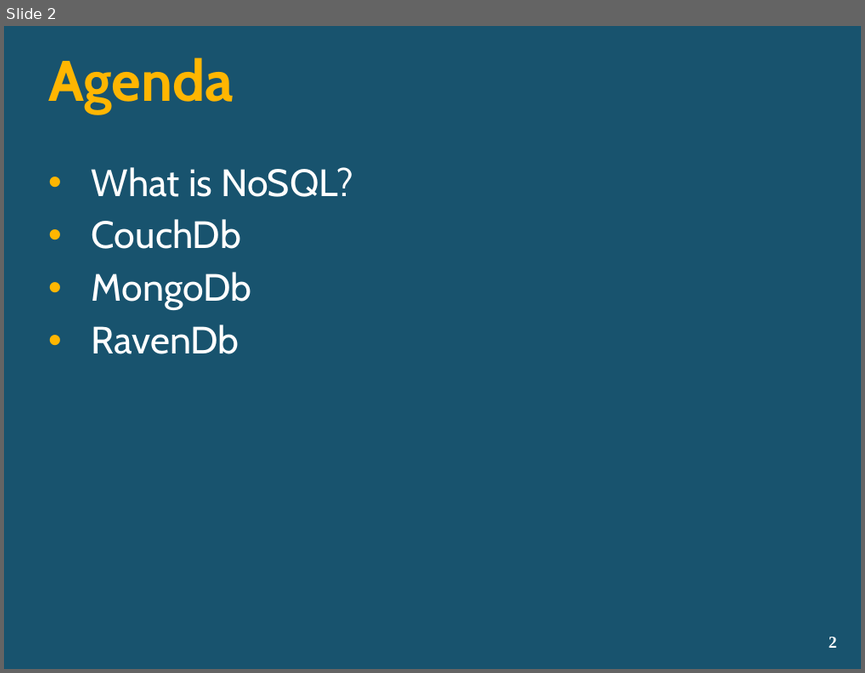
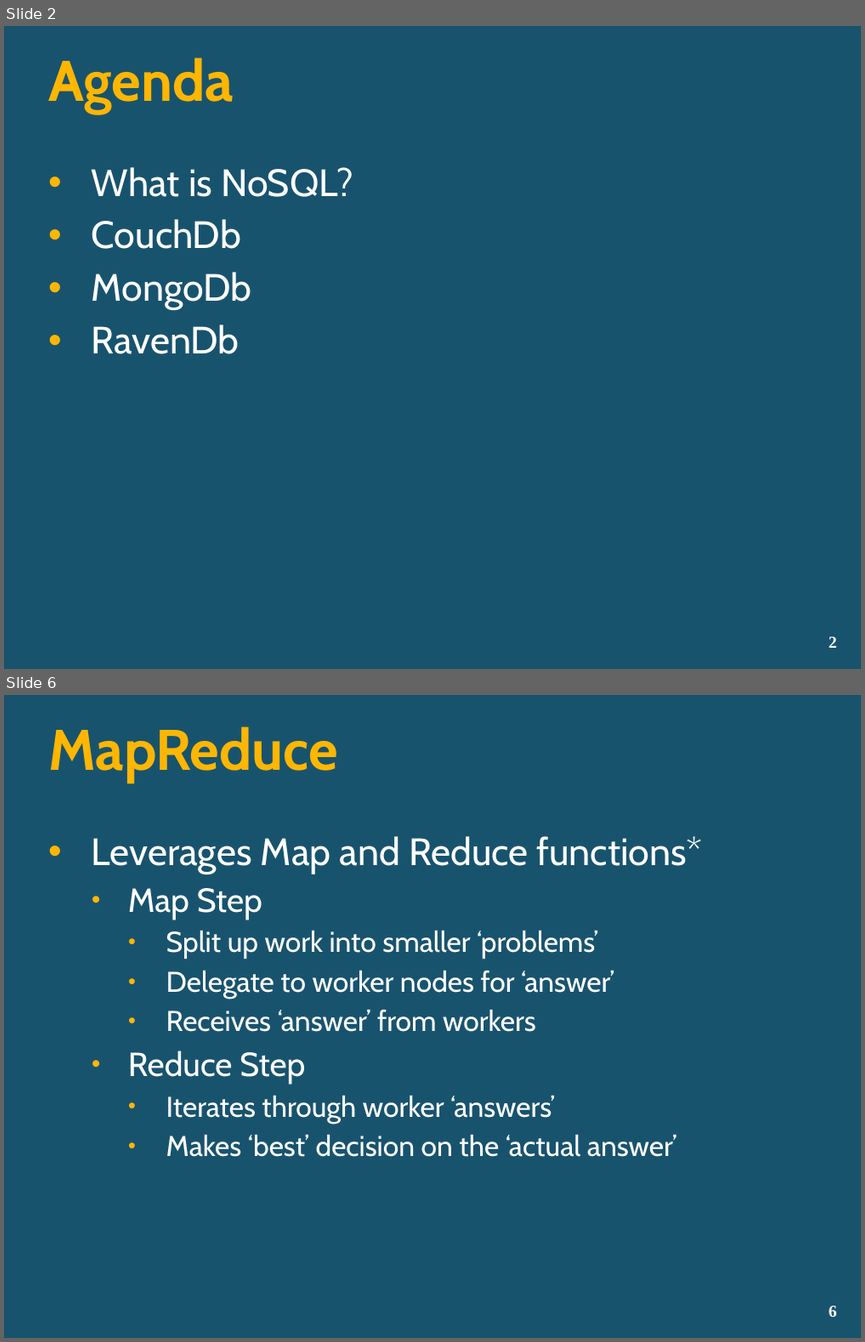
Before and after one commit to lozanotek/nosql, a slide deck: slides/NoSQL.pptx. Shown one above the other, each under a label of ours: slide 2 before the commit, slides 2 and 6 after it; the slides between them are not shown. The pictures are 865x673 and 865x1342 pixels, drawn with LibreOffice and Linux fonts; fonts in the diff are those of the drawing; background and template pictures are left out. Boxes give left, top, right and bottom in pixels: in the first picture for what was removed or moved away, otherwise in the second. Text is boxed around its words. In the diff, an @@ line names an element or a change of style, - is before the commit and + after.

```diff
--- a/slides/NoSQL.pptx
+++ b/slides/NoSQL.pptx
@@ slide 6 added at <box>4,695,861,1338</box>, background picture (left out) @@
@@ title added at <box>48,726,338,783</box>, 48 pt, text #FFB601, bold @@
+MapReduce
@@ text added at <box>92,836,703,1157</box>, 24 pt, text #FFFFFF @@
+• Leverages Map and Reduce functions*
+  • Map Step
+    • Split up work into smaller ‘problems’
+    • Delegate to worker nodes for ‘answer’
+    • Receives ‘answer’ from workers
+  • Reduce Step
+    • Iterates through worker ‘answers’
+    • Makes ‘best’ decision on the ‘actual answer’
@@ page number added at <box>828,1305,837,1316</box>, 14 pt, text #FFFFFF, bold @@
+6
```
Also in this commit, not shown: 1 slide changed, 18 other slides added.
